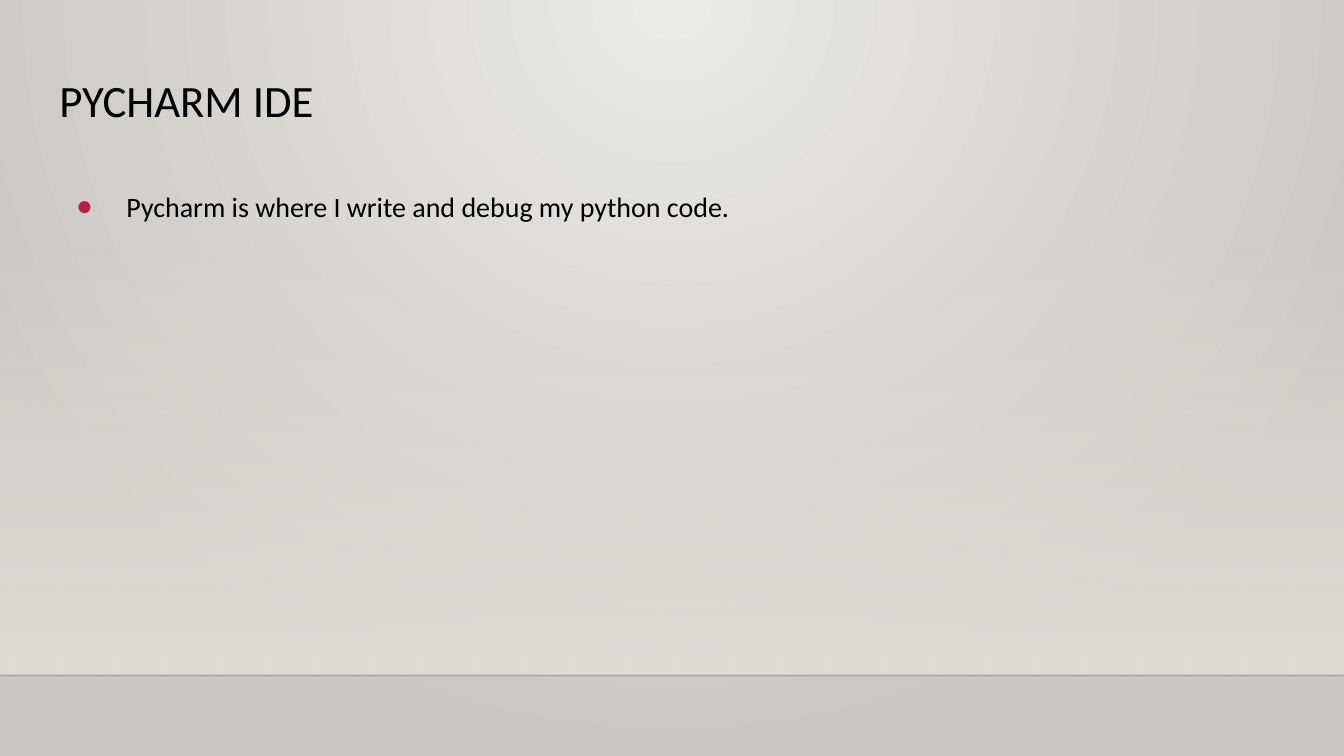
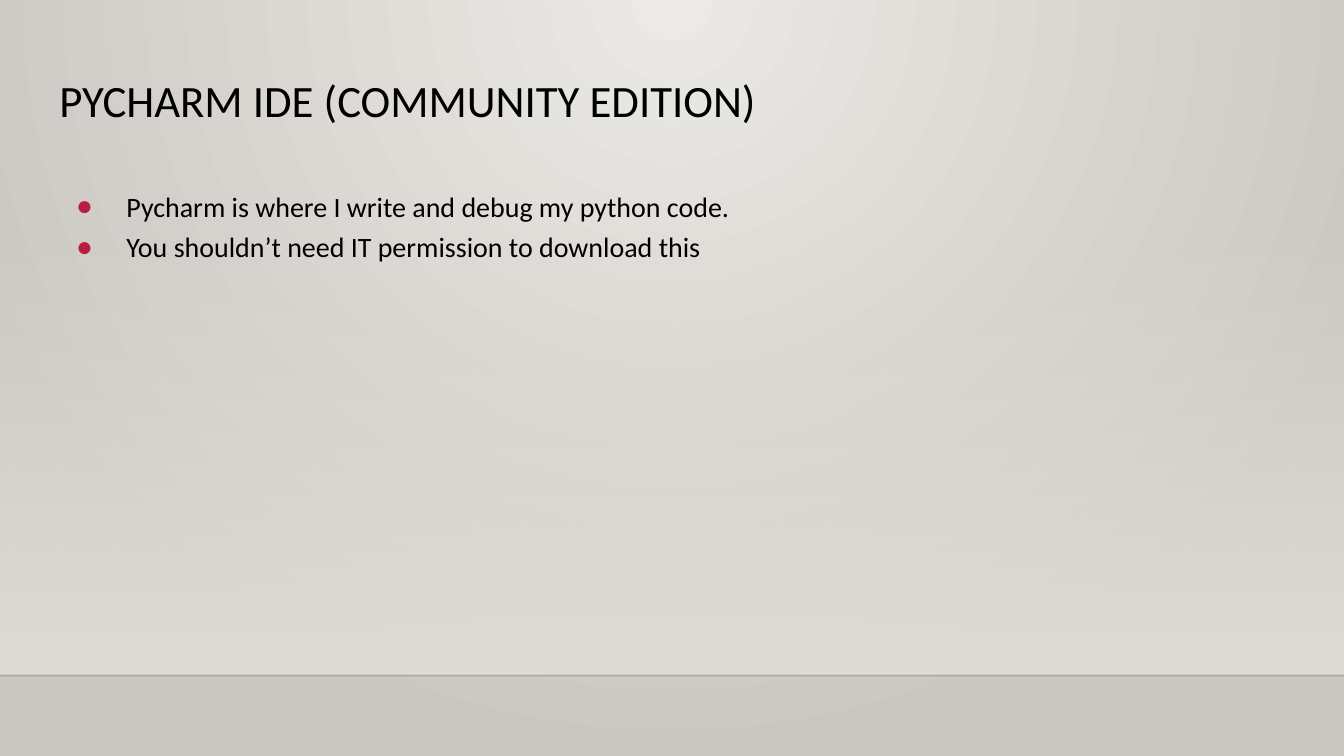
Before and after one commit to ecpease/FriPy, a slide deck: slide 14 of how_to_python.pptx. Drawn at 1344x756 pixels with LibreOffice and Linux fonts; fonts in the diff are those of the drawing; background and template pictures are left out. Boxes give left, top, right and bottom in pixels: in the first picture for what was removed or moved away, otherwise in the second. Text is boxed around its words. In the diff, an @@ line names an element or a change of style, - is before the commit and + after.

```diff
--- a/how_to_python.pptx
+++ b/how_to_python.pptx
@@ title at (x1=59, y1=84, x2=756, y2=123): text changed @@
-PYCHARM IDE
+PYCHARM IDE (COMMUNITY EDITION)
@@ text at (x1=126, y1=237, x2=700, y2=262): paragraph added @@
+● You shouldn’t need IT permission to download this
```
Also in this commit, not shown: 4 other slides changed, 1 slide removed, 1 other file.
